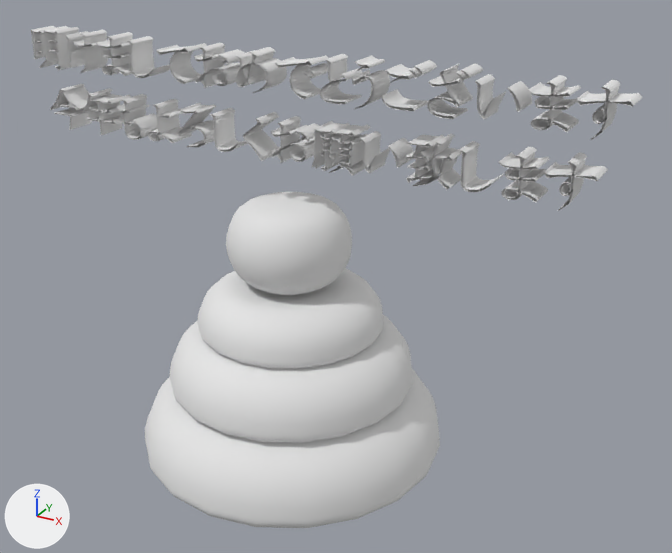
Two versions of the OBJ model ar_nenga_2020/static/model/nenga_2020.obj, one commit apart.
Before and after are seen from a camera (50 mm lens) standing at (2.87, -4.62, 3.6) and looking at (0.28, 0.09, 1.25). Lighting does not change. The marker at lower left points along +X, +Y and +Z. Where no turn or scale is listed for an object, it has been applied to the vertices.

The first picture shows 'nenga_2020'.
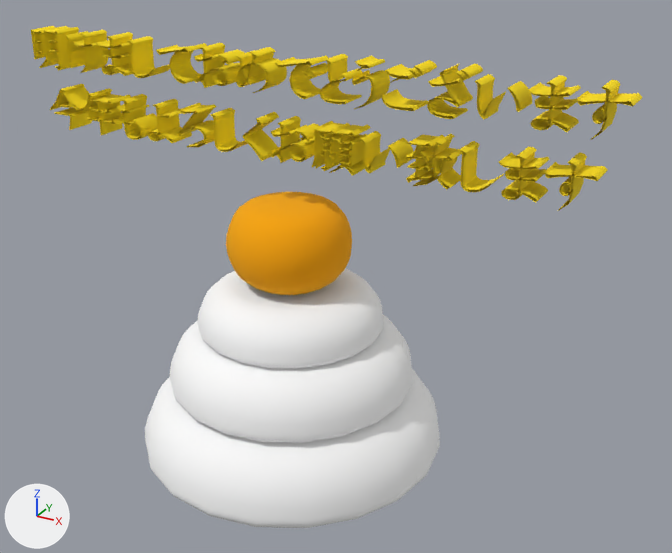
What differs and where, as boxes [x1, y1, x2, y2] in the pictures (672 x 553 px):
part 1 of me_nenga_2020, recoloured
    both: [145, 369, 440, 528]
part 2 of me_nenga_2020, recoloured
    both: [170, 315, 413, 443]
part 3 of me_nenga_2020, recoloured
    both: [197, 268, 383, 369]
part 4 of me_nenga_2020, recoloured
    both: [226, 192, 352, 295]
part 5 of me_nenga_2020, recoloured (white to yellow)
    both: [31, 26, 642, 211]

Patch to the scene script:
```diff
--- a/ar_nenga_2020/static/model/nenga_2020.obj.py
+++ b/ar_nenga_2020/static/model/nenga_2020.obj.py
@@ mat_lambert5sg @@
+mat_lambert5sg = principled_material('lambert5SG')
+mat_lambert5sg.base_color = (1.0, 1.0, 1.0)  # white #ffffff
+mat_lambert5sg.roughness = 1.0
@@ mat_lambert4sg @@
+mat_lambert4sg = principled_material('lambert4SG')
+mat_lambert4sg.base_color = (1.0, 1.0, 1.0)  # white #ffffff
+mat_lambert4sg.roughness = 1.0
@@ mat_lambert3sg @@
+mat_lambert3sg = principled_material('lambert3SG')
+mat_lambert3sg.base_color = (1.0, 1.0, 1.0)  # white #ffffff
+mat_lambert3sg.roughness = 1.0
@@ mat_lambert2sg @@
+mat_lambert2sg = principled_material('lambert2SG')
+mat_lambert2sg.base_color = (1.0, 0.47, 0.0)  # yellow #ffb600
+mat_lambert2sg.metallic = 0.3
+mat_lambert2sg.roughness = 1.0
@@ mat_lambert6sg @@
+mat_lambert6sg = principled_material('lambert6SG')
+mat_lambert6sg.base_color = (1.0, 0.75, 0.0)  # yellow #ffe100
+mat_lambert6sg.roughness = 1.0
@@ me_nenga_2020 @@
 me_nenga_2020.from_pydata(...)  # 5824 vertices, 3718 faces; spans x -1.9..2.0, y -1.0..1.0, z -0.01..2.65
 # used by ob_nenga_2020; location = (0.0, 0.0, 0.0)
+# me_nenga_2020 part 1: 380 of the faces centred in x -0.98..0.98, y -0.98..0.98, z -0.01..0.51 switch from mat_initialshadinggroup (white #e7e7e7) to mat_lambert5sg (white #ffffff)
+# me_nenga_2020 part 2: 380 of the faces centred in x -0.78..0.78, y -0.78..0.78, z 0.47..0.88 switch from mat_initialshadinggroup (white #e7e7e7) to mat_lambert4sg (white #ffffff)
+# me_nenga_2020 part 3: 380 of the faces centred in x -0.59..0.59, y -0.59..0.59, z 0.87..1.18 switch from mat_initialshadinggroup (white #e7e7e7) to mat_lambert3sg (white #ffffff)
+# me_nenga_2020 part 4: 400 of the faces centred in x -0.38..0.38, y -0.38..0.38, z 1.16..1.73 switch from mat_initialshadinggroup (white #e7e7e7) to mat_lambert2sg (yellow #ffb600)
+# me_nenga_2020 part 5: all 2178 faces that had it switch from mat_typeblinnsg (white #e7e7e7) to mat_lambert6sg (yellow #ffe100)
```
